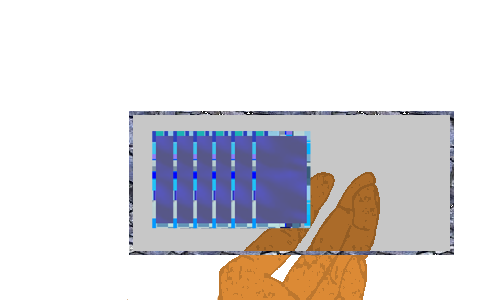
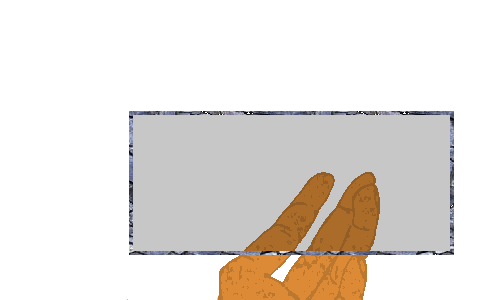
Layered file, before and after one edit (500x300). Changes by layer:
hid "cards preview" over 152, 130, 311, 229
